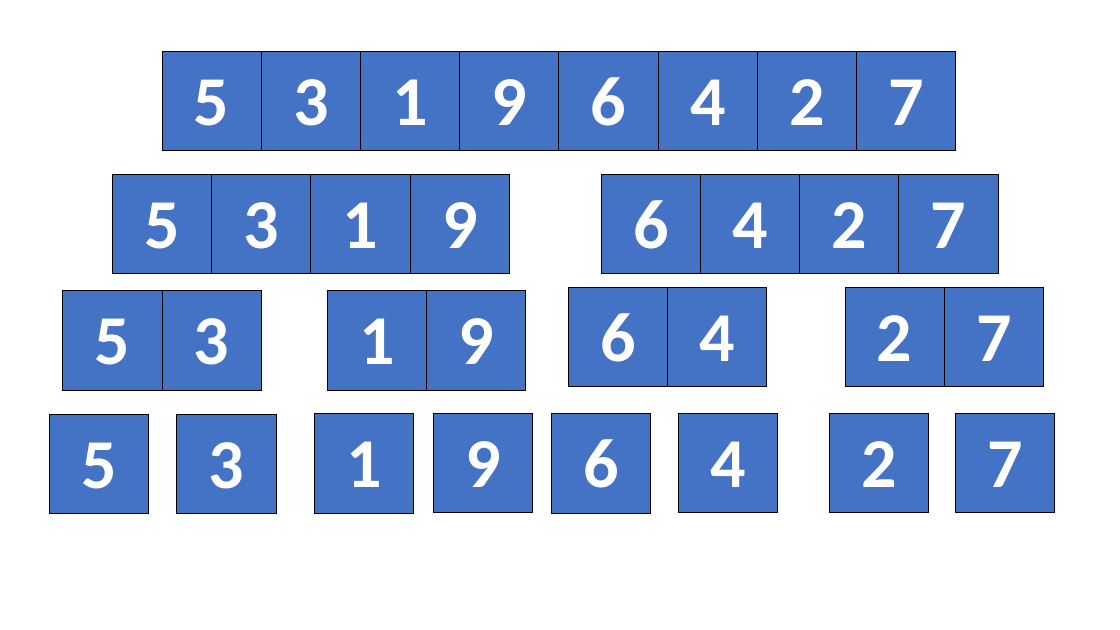
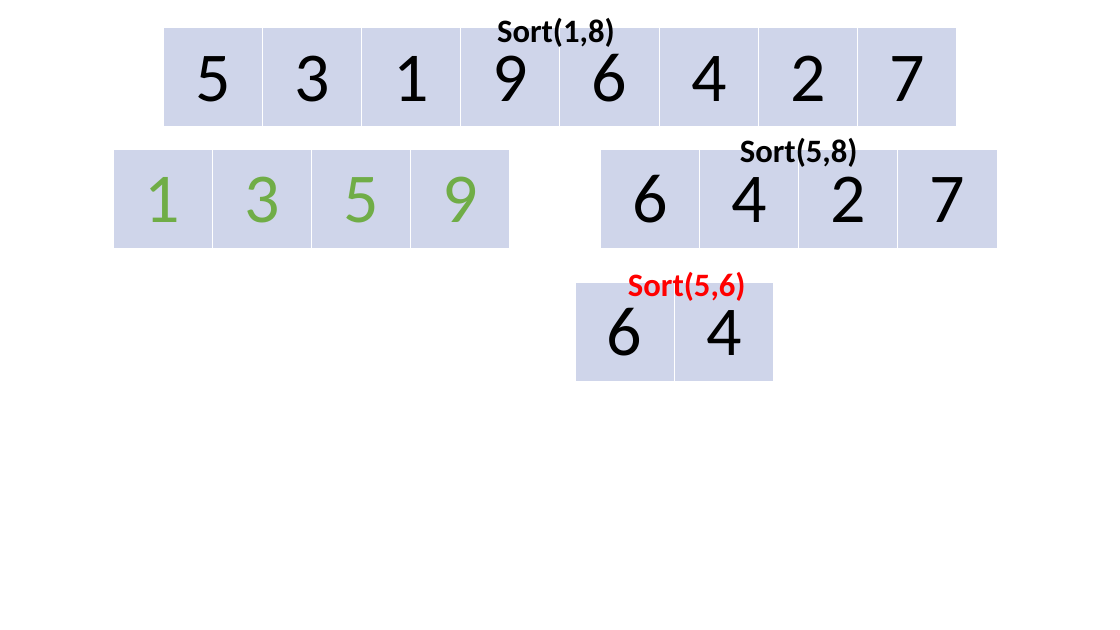
Before and after one commit to blackbat13/CS-HTiEW, a slide deck: slide 60 of Wprowadzenie do rekurencji 2/I. Wprowadzenie do rekurencji 2/Sortowanie przez scalanie.pptx (slide 5 before the commit). Drawn at 1120x630 pixels with LibreOffice and Linux fonts; fonts in the diff are those of the drawing. Boxes give left, top, right and bottom in pixels: in the first picture for what was removed or moved away, otherwise in the second. Text is boxed around its words. In the diff, an @@ line names an element or a change of style, - is before the commit and + after.

```diff
--- a/Wprowadzenie do rekurencji 2/I. Wprowadzenie do rekurencji 2/Sortowanie przez scalanie.pptx
+++ b/Wprowadzenie do rekurencji 2/I. Wprowadzenie do rekurencji 2/Sortowanie przez scalanie.pptx
@@ table at (163, 28, 956, 127) @@
@@ fill none to #CFD5EA in row 1 @@
@@ text colour #FFFFFF to #000000, bold off @@
@@ borders changed @@
@@ text added at (497, 15, 615, 50), 28 pt, text #000000, bold @@
+Sort(1,8)
@@ text added at (740, 135, 858, 170), 28 pt, text #000000, bold @@
+Sort(5,8)
@@ 3 tables: place and size @@
-3 tables at (113, 52, 998, 274)
+3 tables at (113, 28, 997, 249)
@@ table at (113, 150, 510, 249) @@
-row 1, column 1: 5
+row 1, column 1: 1
-row 1, column 3: 1
+row 1, column 3: 5
@@ fill none to #CFD5EA in row 1 @@
@@ text colour #FFFFFF to #70AD47, bold off in "3", "9" @@
@@ borders changed @@
@@ table at (601, 150, 997, 249) @@
@@ fill none to #CFD5EA in row 1 @@
@@ text colour #FFFFFF to #000000, bold off @@
@@ borders changed @@
@@ text added at (628, 269, 746, 304), 28 pt, text #FF0000, bold @@
+Sort(5,6)
@@ table removed at (63, 291, 261, 390), 1 rows, 2 columns @@
-5 | 3
@@ table removed at (328, 291, 526, 390), 1 rows, 2 columns @@
-1 | 9
@@ table at (576, 282, 774, 381) @@
@@ fill none to #CFD5EA in row 1 @@
@@ text colour #FFFFFF to #000000, bold off @@
@@ borders changed @@
@@ table: place and size @@
-table at (568, 287, 766, 386)
+table at (576, 282, 774, 381)
@@ table removed at (845, 287, 1044, 386), 1 rows, 2 columns @@
-2 | 7
@@ table removed at (50, 414, 149, 513), 1 rows, 1 columns @@
-5
@@ table removed at (177, 414, 276, 513), 1 rows, 1 columns @@
-3
@@ table removed at (315, 414, 414, 513), 1 rows, 1 columns @@
-1
@@ table removed at (434, 413, 533, 513), 1 rows, 1 columns @@
-9
@@ table removed at (552, 414, 651, 513), 1 rows, 1 columns @@
-6
@@ table removed at (678, 413, 777, 513), 1 rows, 1 columns @@
-4
@@ table removed at (829, 413, 928, 513), 1 rows, 1 columns @@
-2
@@ table removed at (956, 413, 1055, 513), 1 rows, 1 columns @@
-7
```
Also in this commit, not shown: 2 other slides changed, 85 slides added.
